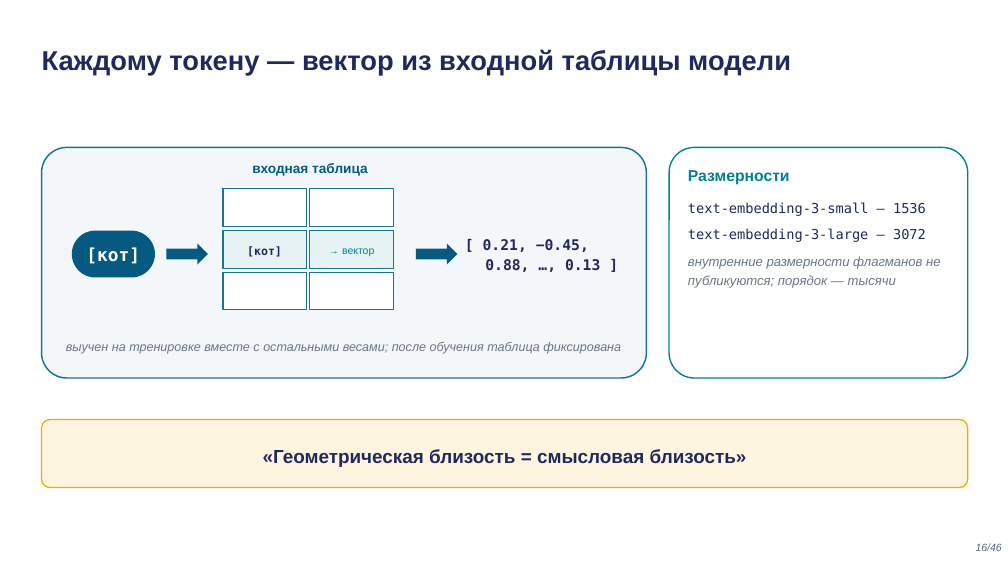
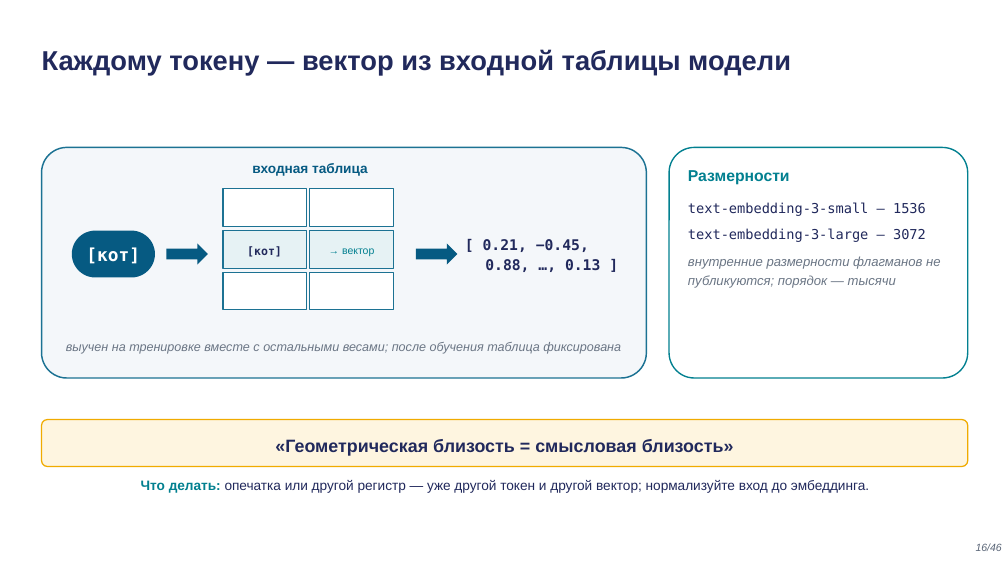
Before and after one commit to tellina-study/AI-usage-lessons, a slide deck: slide 16 of library/lectures/lec-02/rendered/lec-02.pptx. Drawn at 1008x567 pixels with LibreOffice and Linux fonts; fonts in the diff are those of the drawing. Boxes give left, top, right and bottom in pixels: in the first picture for what was removed or moved away, otherwise in the second. Text is boxed around its words. In the diff, an @@ line names an element or a change of style, - is before the commit and + after.

```diff
--- a/library/lectures/lec-02/rendered/lec-02.pptx
+++ b/library/lectures/lec-02/rendered/lec-02.pptx
@@ rounded rectangle: place and size @@
-rounded rectangle at bbox=[42, 420, 968, 488]
+rounded rectangle at bbox=[42, 420, 968, 467]
@@ text "«Геометрическая близость = смысловая близость»" at bbox=[275, 439, 734, 456]: size 18 to 17 pt @@
@@ text added at bbox=[141, 480, 869, 493], 13 pt, text #21295C @@
+Что делать: опечатка или другой регистр — уже другой токен и другой вектор; нормализуйте вход до эмбеддинга.
```
Also in this commit, not shown: 7 other slides changed, 12 other files.
